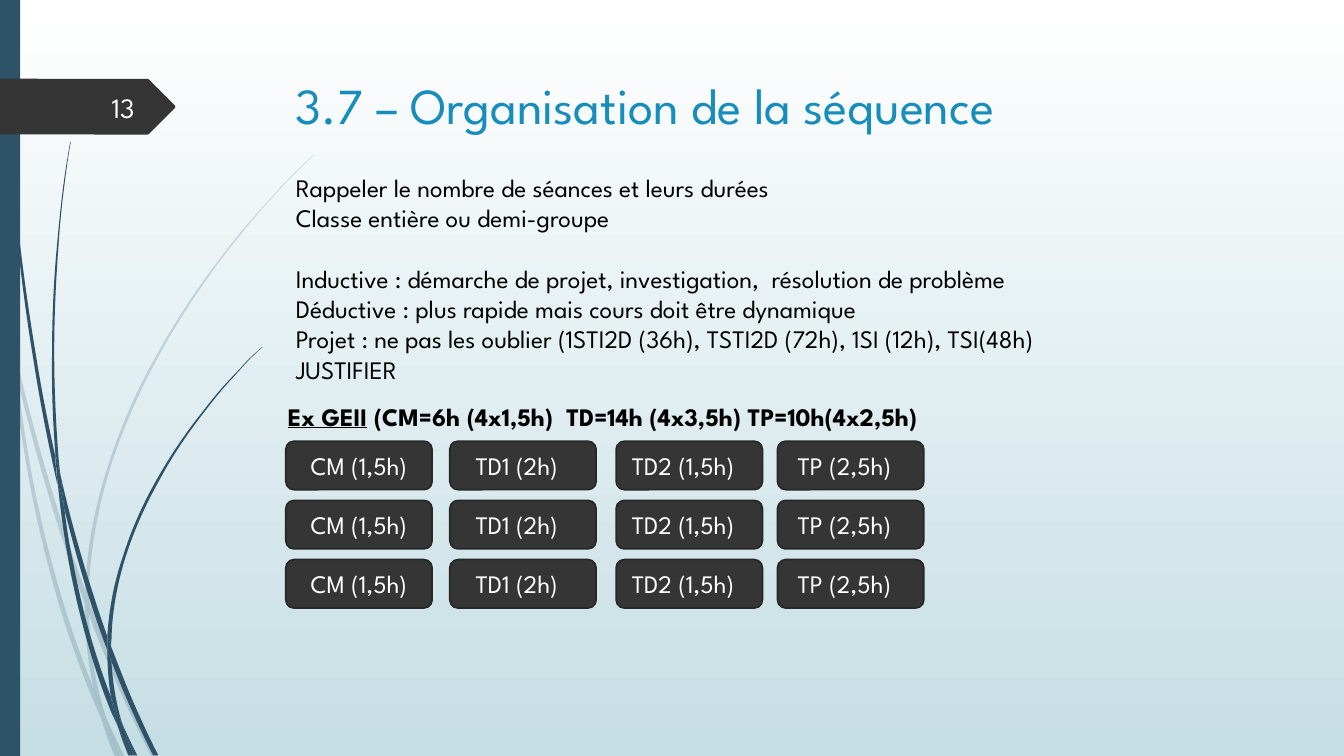
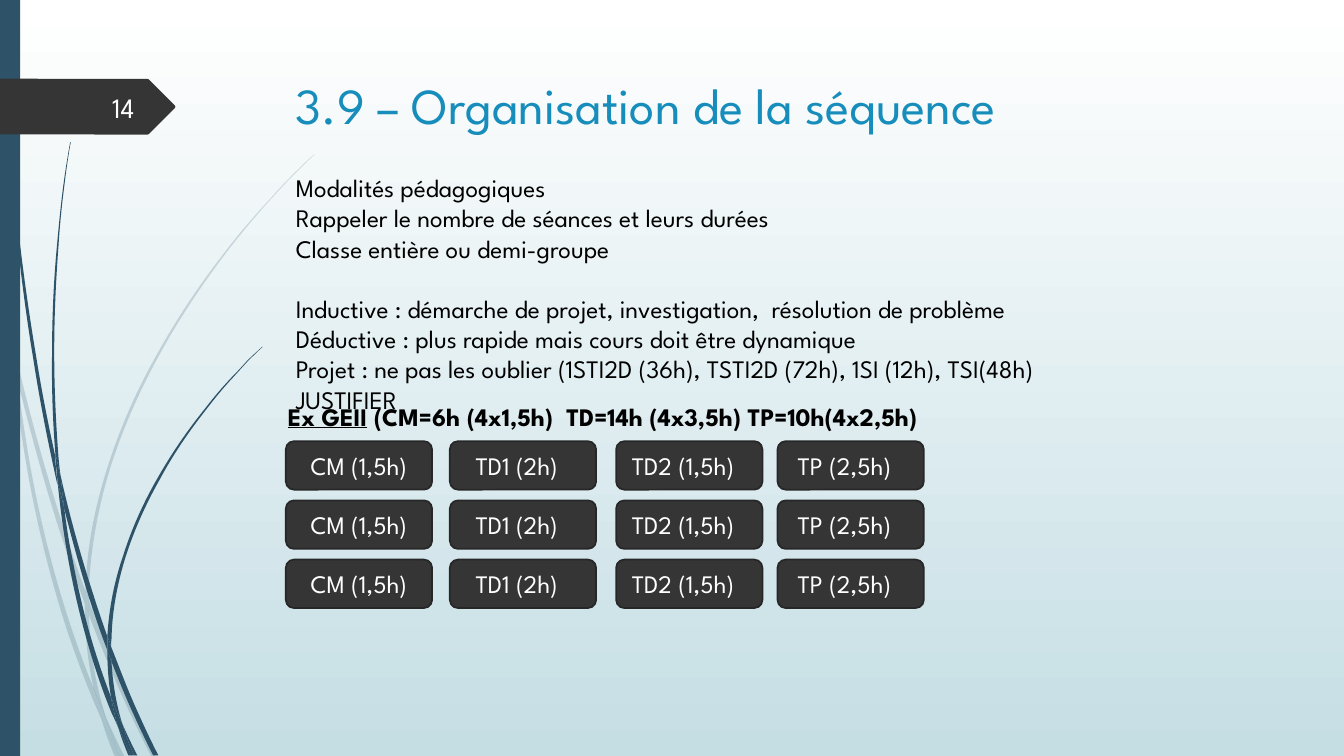
Before and after one commit to SdeuxiModeles/Modeles, a slide deck: slide 14 of N1SPE.pptx (slide 13 before the commit). Drawn at 1344x756 pixels with LibreOffice and Linux fonts; fonts in the diff are those of the drawing. Boxes give left, top, right and bottom in pixels: in the first picture for what was removed or moved away, otherwise in the second. Text is boxed around its words. In the diff, an @@ line names an element or a change of style, - is before the commit and + after.

```diff
--- a/N1SPE.pptx
+++ b/N1SPE.pptx
@@ title at (x1=296, y1=89, x2=996, y2=135): text changed @@
-3.7 – Organisation de la séquence
+3.9 – Organisation de la séquence
@@ page number at (x1=112, y1=99, x2=134, y2=118): text changed @@
-13
+14
@@ text at (x1=296, y1=179, x2=545, y2=203): paragraph added @@
+Modalités pédagogiques
```
Also in this commit, not shown: 19 other slides changed, 1 other file.
